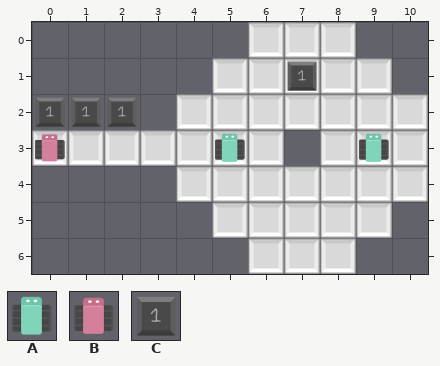
Two versions of a level (Tiled map, sokoswitch/core/assets/levels/3/b.tmx). Above, as it was before the edit.
Cells are 256x256 px. Shown: x 0..10, y 0..6. The commit also replaced the tileset; all pictures use the new one.
Key: from "prototypeSet": A 1, B 2, C 4.
_ is an empty cell.
Layers that did not change in this view are not listed.
Layer "Interactable" before, first column x 0:
0 ___________
1 _______C___
2 CCC________
3 B____A___A_
4 ___________
5 ___________
6 ___________
The result:
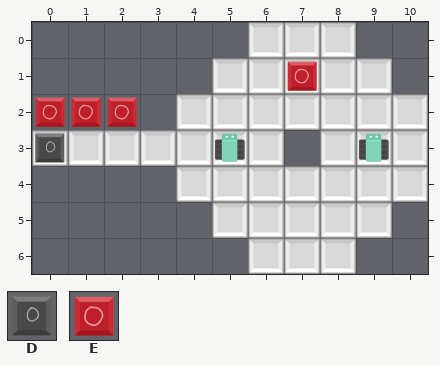
Further tiles: from "prototypeSet": D 3, E 5.
Edits made:
{"where": "layer \"Interactable\""}
{"y":1,"x":7,"old":"C","new":"E"}
{"y":2,"x":0,"old":"CCC","new":"EEE"}
{"y":3,"x":0,"old":"B","new":"D"}
